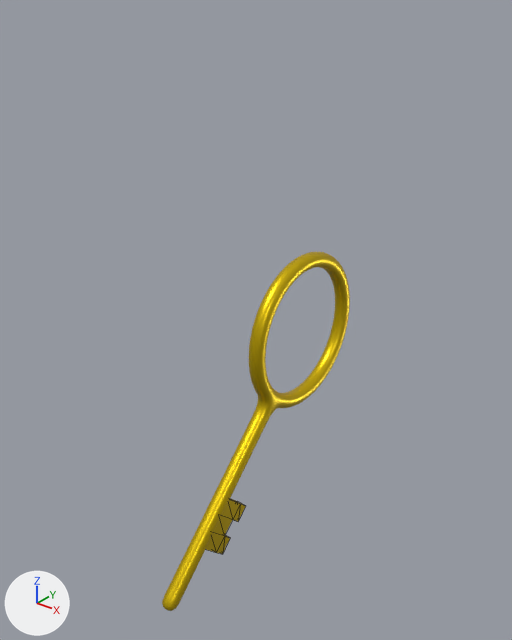
The glTF model assets/models/item_key.glb: old version first, new version second.
One viewpoint serves both versions: a 50 mm camera at (2.46, -3.07, 2.69) aimed at (-0.04, 0.05, 0.76). The lights are fixed; the arrows at lower left show +X, +Y and +Z. The first picture is the older version. Mesh edges are drawn as thin lines on the coarser meshes. Where no turn or scale is listed for an object, it has been applied to the vertices.

In view in the first picture: '円', '立方体'.
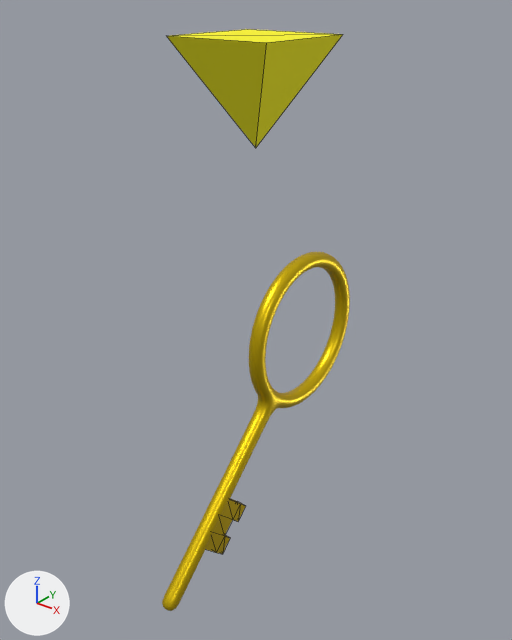
Pixel boxes [x1, y1, x2, y2] of what changed, in the pictures (512 x 640 px):
'立方体.001', added (yellow)
    after: [167, 29, 343, 148]

The change, as a list of edits to the scene's bpy script:
```text
Add mat_マテリアル:
    mat_マテリアル = principled_material('マテリアル')
    mat_マテリアル.base_color = (1.0, 0.945, 0.0113)  # yellow #fff91c
    mat_マテリアル.roughness = 0.992
Add me_立方体_001:
    me_立方体_001.from_pydata([(0.0, 0.0, -0.289), (-0.324, -0.324, 0.289), (-0.324, 0.324, 0.289), (0.324, -0.324, 0.289), (0.324, 0.324, 0.289)], [], [(0, 1, 2), (0, 2, 4), (0, 4, 3), (0, 3, 1), (4, 2, 1), (4, 1, 3)])
    me_立方体_001.materials.append(mat_マテリアル)  # yellow #fff91c
Add ob_立方体_001:
    ob_立方体_001 = bpy.data.objects.new('立方体.001', me_立方体_001)
    ob_立方体_001.location = (0.0, 0.0, 2.127)
```
